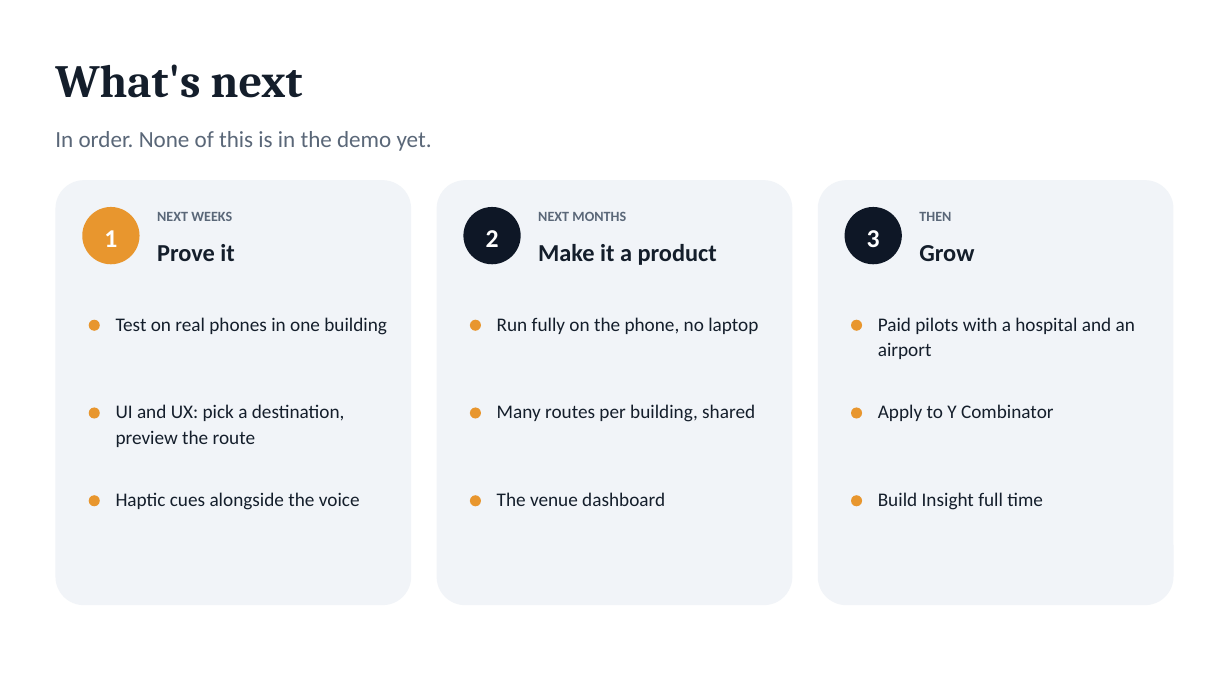
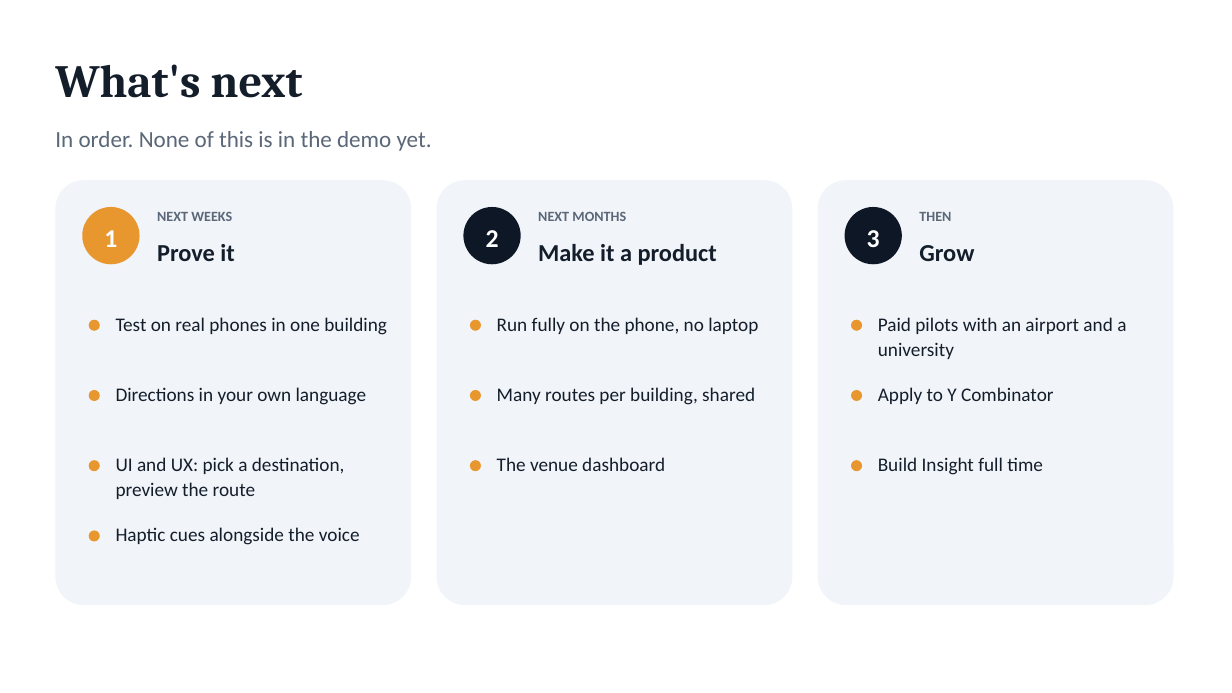
Before and after one commit to epicgdog/blindsight, a slide deck: slide 12 of slides/insight.pptx. Drawn at 1232x693 pixels with LibreOffice and Linux fonts; fonts in the diff are those of the drawing. Boxes give left, top, right and bottom in pixels: in the first picture for what was removed or moved away, otherwise in the second. Text is boxed around its words. In the diff, an @@ line names an element or a change of style, - is before the commit and + after.

Commit message:
Insight deck: start with airports, then universities

```diff
--- a/slides/insight.pptx
+++ b/slides/insight.pptx
@@ text at [878,317,1126,359]: text changed @@
-Paid pilots with a hospital and an airport
+Paid pilots with an airport and a university
@@ text added at [116,387,367,405], 15 pt, text #141E2B @@
+Directions in your own language
@@ text "Many routes per building, shared": place and size @@
-text "Many routes per building, shared" at [497,404,755,422]
+text "Many routes per building, shared" at [497,387,755,405]
@@ text "Apply to Y Combinator": place and size @@
-text "Apply to Y Combinator" at [878,404,1054,421]
+text "Apply to Y Combinator" at [878,387,1054,404]
@@ 3 ellipses: place and size @@
-3 ellipses at [89,408,862,419]
+3 ellipses at [89,390,862,401]
@@ text "UI and UX: pick a ...": place and size @@
-text "UI and UX: pick a ..." at [116,404,345,447]
+text "UI and UX: pick a ..." at [116,457,345,499]
@@ 3 ellipses, 2 texts: place and size @@
-3 ellipses, 2 texts at [89,492,1043,510]
+3 ellipses, 2 texts at [89,457,1043,475]
@@ ellipse added at [89,531,100,542], fill #E8962E @@
@@ text "Haptic cues alongside the voice": place and size @@
-text "Haptic cues alongside the voice" at [116,492,360,510]
+text "Haptic cues alongside the voice" at [116,527,360,545]
```
Also in this commit, not shown: 4 other slides changed, 1 slide added, 1 slide removed, 2 other files.
